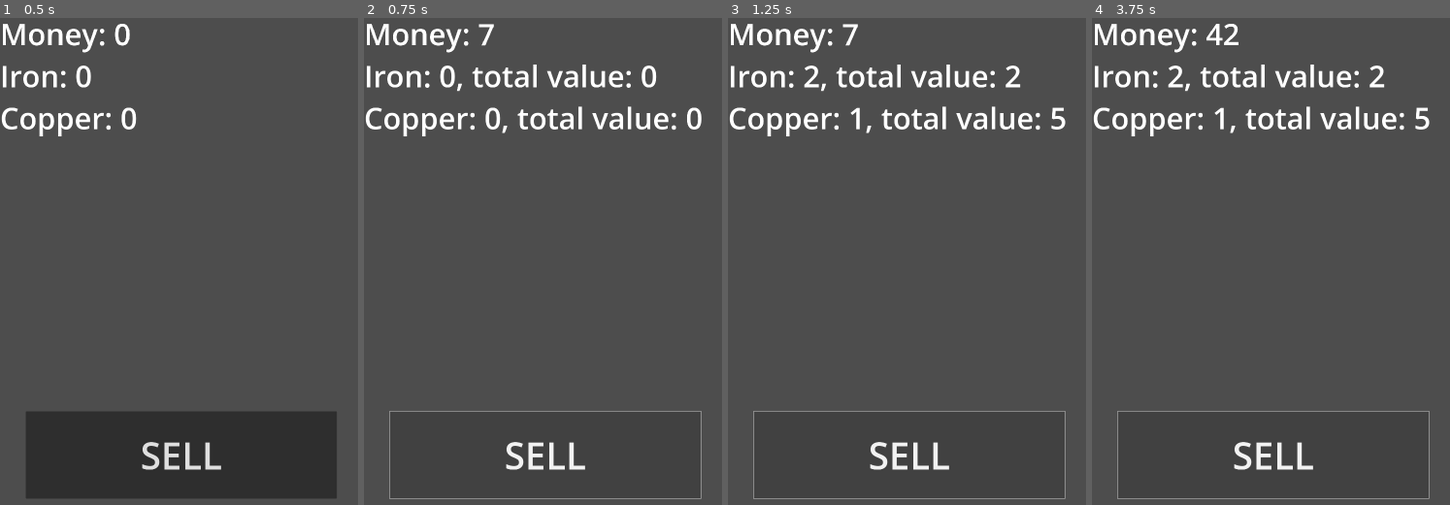
Above: before the commit, frames 1-4 (left to right).
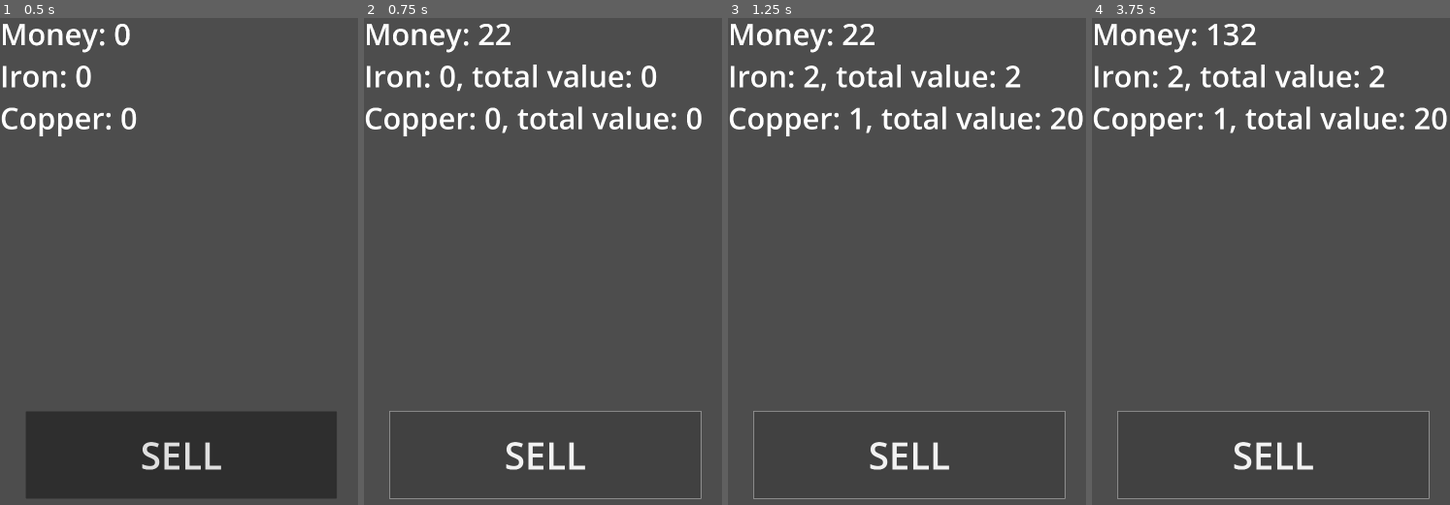
Above: after the commit, the same moments.

Repository: TheHaput/IdleProyecto
Game: Godot game, scene res://scenes/gui.tscn
Two runs of this game, one before a commit and one after it. Both use one fixed random seed, a clock stepped at 60 frames per second and the inputs below.
Inputs:
- Up to frame 1 (0.5 s): no input
- Up to frame 2 (0.75 s): click "SELL" at 0.5 s
- Up to frame 3 (1.25 s): no input
- Up to frame 4 (3.75 s): click "SELL" at 1.25 s; click "SELL" at 2 s; tap Enter at 3.5 s

Frame 1 is identical in both runs. In frame 2, 0.2% of the frame differs, in the area x 31-41%, y 1-6%; in frame 3, 0.4%; in frame 4, 0.5%, in the area x 31-100%, y 1-23%.

Commit message:
He añadido escena con nodos  visual de conveyor y png de iron ore.

Diff:
--- /dev/null
+++ b/idleproyecto/assets/shaders/conveyorAnimation.gdshader
@@ -0,0 +1,13 @@
+shader_type canvas_item;
+
+uniform float scroll_speed = 1.0;
+uniform float texture_scale = 1.0;
+
+void fragment() {
+    // Calculate the UV offset to create the scrolling effect
+    vec2 uv = FRAGCOORD.xy / texture_scale;
+    uv.x += TIME * scroll_speed;
+    uv.x = fract(uv.x); // Keep UV within [0,1] to repeat the texture
+
+    COLOR = texture(TEXTURE, uv);
+}
--- a/idleproyecto/resources/Copper.tres
+++ b/idleproyecto/resources/Copper.tres
@@ -5,4 +5,4 @@
 [resource]
 script = ExtResource("1_laifh")
 name = "Copper"
-value = 5
+value = 20
--- /dev/null
+++ b/idleproyecto/scenes/conveyor.tres
@@ -0,0 +1,47 @@
+[gd_resource type="VisualShader" load_steps=4 format=3 uid="uid://d1ibu72vyinek"]
+
+[ext_resource type="Texture2D" uid="uid://dncnktx4bwvg1" path="res://assets/sprites/Conveyor 22222.png" id="1_ona63"]
+
+[sub_resource type="VisualShaderNodeTexture" id="VisualShaderNodeTexture_fodu6"]
+source = 2
+texture = ExtResource("1_ona63")
+texture_type = 1
+
+[sub_resource type="VisualShaderNodeVectorFunc" id="VisualShaderNodeVectorFunc_1xjsc"]
+default_input_values = [0, Vector2(0, 0)]
+op_type = 0
+function = 18
+
+[resource]
+code = "shader_type canvas_item;
+render_mode blend_mix;
+
+
+
+
+void fragment() {
+// VectorFunc:3
+	vec2 n_in3p0 = vec2(0.00000, 0.00000);
+	vec2 n_out3p0 = fract(n_in3p0);
+
+
+	vec4 n_out2p0;
+// Texture2D:2
+	n_out2p0 = texture(TEXTURE, n_out3p0);
+
+
+// Output:0
+	NORMAL = vec3(n_out2p0.xyz);
+
+
+}
+"
+graph_offset = Vector2(-146.891, 106.529)
+mode = 1
+flags/light_only = false
+nodes/fragment/0/position = Vector2(640, 220)
+nodes/fragment/2/node = SubResource("VisualShaderNodeTexture_fodu6")
+nodes/fragment/2/position = Vector2(260, 220)
+nodes/fragment/3/node = SubResource("VisualShaderNodeVectorFunc_1xjsc")
+nodes/fragment/3/position = Vector2(-20, 320)
+nodes/fragment/connections = PackedInt32Array(3, 0, 2, 0, 2, 0, 0, 2)
--- /dev/null
+++ b/idleproyecto/scenes/conveyor.tscn
@@ -0,0 +1,12 @@
+[gd_scene load_steps=3 format=3 uid="uid://3ukvahbo8hxa"]
+
+[ext_resource type="Script" path="res://scripts/ConveyorBelt.gd" id="1_63gp6"]
+[ext_resource type="Texture2D" uid="uid://dncnktx4bwvg1" path="res://assets/sprites/Conveyor 22222.png" id="3_k0vku"]
+
+[node name="Conveyor" type="Node2D"]
+script = ExtResource("1_63gp6")
+
+[node name="Sprite2D" type="Sprite2D" parent="."]
+position = Vector2(803.5, 2359.38)
+scale = Vector2(29.97, 4.0925)
+texture = ExtResource("3_k0vku")
--- a/idleproyecto/scripts/ConveyorBelt.gd
+++ b/idleproyecto/scripts/ConveyorBelt.gd
@@ -10,40 +10,40 @@
 var conveyor_slots = [] # Array to store items on the conveyor
 
 func _ready():
-    conveyor_slots.resize(slot_count)
-    for i in range(slot_count):
-        conveyor_slots[i] = null  # Initialize all slots as empty
+	conveyor_slots.resize(slot_count)
+	for i in range(slot_count):
+		conveyor_slots[i] = null  # Initialize all slots as empty
 
-    start_conveyor()
+	start_conveyor()
 
 func start_conveyor():
-    var timer = Timer.new()
-    timer.wait_time = slot_speed
-    timer.connect("timeout", _move_items)
-    add_child(timer)
-    timer.start()
+	var timer = Timer.new()
+	timer.wait_time = slot_speed
+	timer.connect("timeout", _move_items)
+	add_child(timer)
+	timer.start()
 
 func _move_items():
-    # slot_count - 1 to avoid out of bounds access (array begins at 0)
-    # Begins at last element and goes backward
-    for i in range(slot_count - 1, 0, -1):
-        conveyor_slots[i] = conveyor_slots[i - 1] # Shift items to the right
-    conveyor_slots[0] = null  # First slot gets new item or stays empty
-    update_display()
+	# slot_count - 1 to avoid out of bounds access (array begins at 0)
+	# Begins at last element and goes backward
+	for i in range(slot_count - 1, 0, -1):
+		conveyor_slots[i] = conveyor_slots[i - 1] # Shift items to the right
+	conveyor_slots[0] = null  # First slot gets new item or stays empty
+	update_display()
 
 func add_item(item: ResourceData):
-    conveyor_slots[0] = item  # Place a new item in the first slot
+	conveyor_slots[0] = item  # Place a new item in the first slot
 
 func update_display():
-    # Remove all existing children (previous item sprites)
-    for child in get_children():
-        if child is Sprite2D:
-            child.queue_free()
+	# Remove all existing children (previous item sprites)
+	for child in get_children():
+		if child is Sprite2D:
+			child.queue_free()
 
-    # Visualize the items moving on the conveyor
-    for i in range(slot_count):
-        if conveyor_slots[i]:
-            var sprite_instance = Sprite2D.new()
-            sprite_instance.texture = conveyor_slots[i].sprite
-            sprite_instance.position = Vector2(i * slot_width, conveyor_y_position)
-            add_child(sprite_instance)
+	# Visualize the items moving on the conveyor
+	for i in range(slot_count):
+		if conveyor_slots[i]:
+			var sprite_instance = Sprite2D.new()
+			sprite_instance.texture = conveyor_slots[i].sprite
+			sprite_instance.position = Vector2(i * slot_width, conveyor_y_position)
+			add_child(sprite_instance)
--- a/idleproyecto/scripts/amountsControls.gd
+++ b/idleproyecto/scripts/amountsControls.gd
@@ -15,31 +15,31 @@
 var ironResource: ResourceData
 
 func _ready():
-    copperResource = preload("res://resources/Copper.tres")
-    ironResource = preload("res://resources/Iron.tres")
-    print_debug("Iron and copper values: " + str(ironResource.value) + " " + str(copperResource.value))
+	copperResource = preload("res://resources/Copper.tres")
+	ironResource = preload("res://resources/Iron.tres")
+	print_debug("Iron and copper values: " + str(ironResource.value) + " " + str(copperResource.value))
 
 
-    moneyLabel = $VBoxContainer/MoneyLabel
-    ironLabel = $VBoxContainer/IronLabel
-    copperLabel = $VBoxContainer/CopperLabel
+	moneyLabel = $VBoxContainer/MoneyLabel
+	ironLabel = $VBoxContainer/IronLabel
+	copperLabel = $VBoxContainer/CopperLabel
 
 func _on_timer_timeout():
-    copperAmount += 1
-    ironAmount += 2
-    updateLabels()
+	copperAmount += 1
+	ironAmount += 2
+	updateLabels()
 
 func _on_button_pressed():
-    sell()
-    ## int to string
-    moneyLabel.text = "Money: %d" % money
+	sell()
+	## int to string
+	moneyLabel.text = "Money: %d" % money
 
 func sell():
-    money += copperAmount * copperResource.value + ironAmount * ironResource.value
-    copperAmount = 0
-    ironAmount = 0
-    updateLabels()
+	money += copperAmount * copperResource.value + ironAmount * ironResource.value
+	copperAmount = 0
+	ironAmount = 0
+	updateLabels()
 
 func updateLabels():
-    ironLabel.text = "Iron: %d, total value: %d" % [ironAmount, ironAmount * ironResource.value]
-    copperLabel.text = "Copper: %d, total value: %d" % [copperAmount, copperAmount * copperResource.value]
+	ironLabel.text = "Iron: %d, total value: %d" % [ironAmount, ironAmount * ironResource.value]
+	copperLabel.text = "Copper: %d, total value: %d" % [copperAmount, copperAmount * copperResource.value]
Binary file added: idleproyecto/assets/sprites/Conveyor 22222.png
Not shown, added: idleproyecto/assets/sprites/Conveyor 22222.png.import
Binary file added: idleproyecto/assets/sprites/conveyor_sprites.png
Not shown, added: idleproyecto/assets/sprites/conveyor_sprites.png.import
Binary file added: idleproyecto/assets/sprites/ironOre.png
Not shown, added: idleproyecto/assets/sprites/ironOre.png.import
